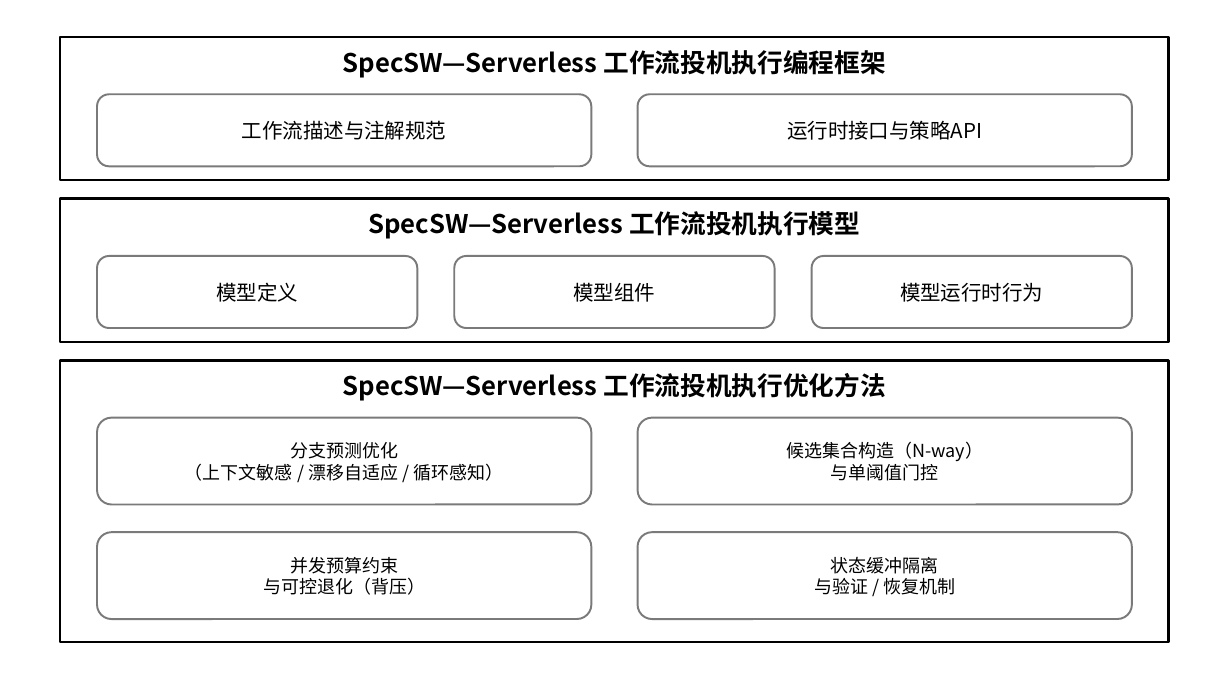
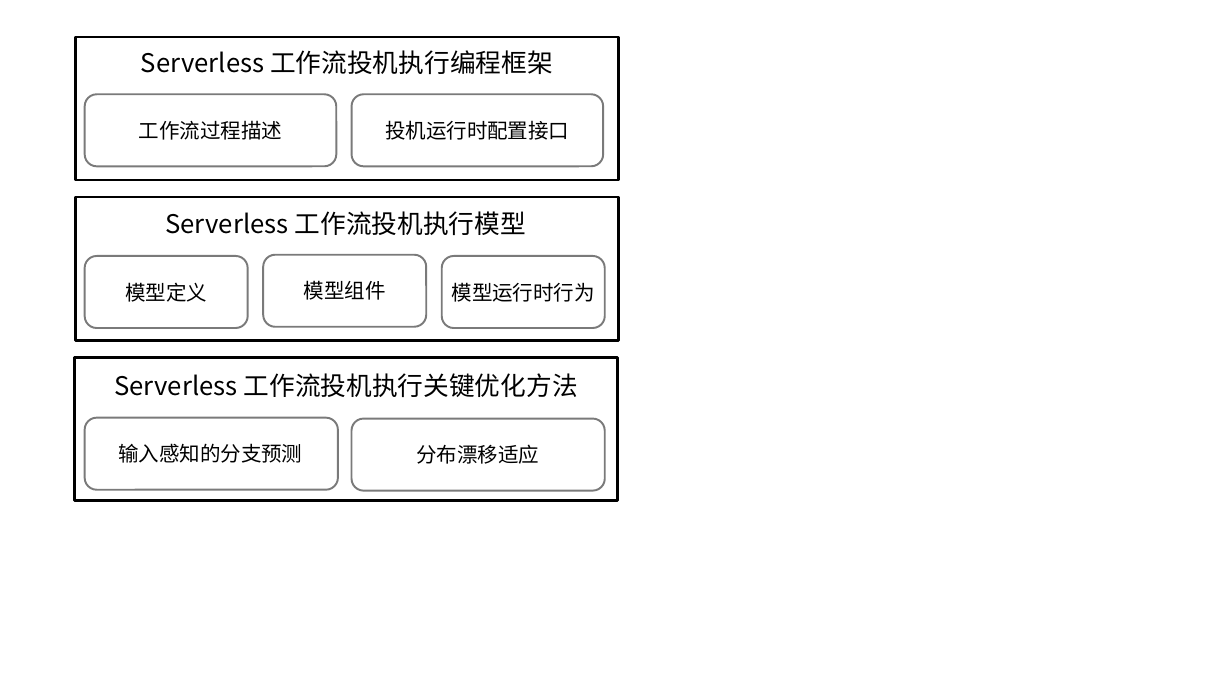
Before and after one commit to wushenghao666/thesis-desktop-material, a slide deck: slide 8 of 美术作品.pptx. Drawn at 1232x693 pixels with LibreOffice and Linux fonts; fonts in the diff are those of the drawing. Boxes give left, top, right and bottom in pixels: in the first picture for what was removed or moved away, otherwise in the second. Text is boxed around its words. In the diff, an @@ line names an element or a change of style, - is before the commit and + after.

```diff
--- a/美术作品.pptx
+++ b/美术作品.pptx
@@ rectangle: place and size @@
-rectangle at <box>60,37,1169,180</box>
+rectangle at <box>76,37,619,180</box>
@@ text at <box>141,50,553,74</box>: text changed; bold off @@
-SpecSW—Serverless 工作流投机执行编程框架
+Serverless 工作流投机执行编程框架
@@ rounded rectangle: place and size @@
-rounded rectangle at <box>97,94,592,166</box>
+rounded rectangle at <box>85,94,336,166</box>
@@ rounded rectangle: place and size @@
-rounded rectangle at <box>638,94,1132,166</box>
+rounded rectangle at <box>351,94,603,166</box>
@@ text at <box>139,120,282,140</box>: text changed @@
-工作流描述与注解规范
+工作流过程描述
@@ text at <box>385,120,569,140</box>: text changed; font Noto Sans CJK SC to Calibri @@
-运行时接口与策略API
+投机运行时配置接口
@@ rectangle: place and size @@
-rectangle at <box>60,199,1169,342</box>
+rectangle at <box>76,197,619,340</box>
@@ text at <box>165,211,526,235</box>: text changed; bold off @@
-SpecSW—Serverless 工作流投机执行模型
+Serverless 工作流投机执行模型
@@ text "模型定义": place and size @@
-text "模型定义" at <box>216,282,298,302</box>
+text "模型定义" at <box>125,282,207,302</box>
@@ rounded rectangle: place and size @@
-rounded rectangle at <box>97,256,418,328</box>
+rounded rectangle at <box>85,256,248,328</box>
@@ text "模型组件": place and size @@
-text "模型组件" at <box>573,282,655,302</box>
+text "模型组件" at <box>304,280,386,300</box>
@@ rounded rectangle: place and size @@
-rounded rectangle at <box>455,256,775,328</box>
+rounded rectangle at <box>263,255,426,327</box>
@@ text "模型运行时行为": place and size @@
-text "模型运行时行为" at <box>900,282,1043,302</box>
+text "模型运行时行为" at <box>452,282,595,302</box>
@@ rounded rectangle: place and size @@
-rounded rectangle at <box>811,256,1132,328</box>
+rounded rectangle at <box>442,256,604,328</box>
@@ rectangle removed at <box>60,360,1169,642</box> @@
@@ text at <box>114,373,578,397</box>: text changed; bold off @@
-SpecSW—Serverless 工作流投机执行优化方法
+Serverless 工作流投机执行关键优化方法
@@ rounded rectangle: place and size @@
-rounded rectangle at <box>97,418,592,505</box>
+rounded rectangle at <box>351,419,604,491</box>
@@ rounded rectangle removed at <box>638,418,1132,505</box> @@
@@ text removed at <box>185,442,503,481</box> @@
-分支预测优化
-（上下文敏感 / 漂移自适应 / 循环感知）
@@ group added at <box>75,358,618,501</box>: 2 texts, 1 rectangle, 1 rounded rectangle @@
+输入感知的分支预测
+分布漂移适应
@@ text removed at <box>786,441,983,481</box> @@
-候选集合构造（N-way）
-与单阈值门控
@@ rounded rectangle removed at <box>97,532,592,619</box> @@
@@ rounded rectangle removed at <box>638,532,1132,619</box> @@
@@ text removed at <box>263,557,425,595</box> @@
-并发预算约束
-与可控退化（背压）
@@ text removed at <box>814,557,955,595</box> @@
-状态缓冲隔离
-与验证 / 恢复机制
```
Also in this commit, not shown: 1 slide added, 35 other files.
